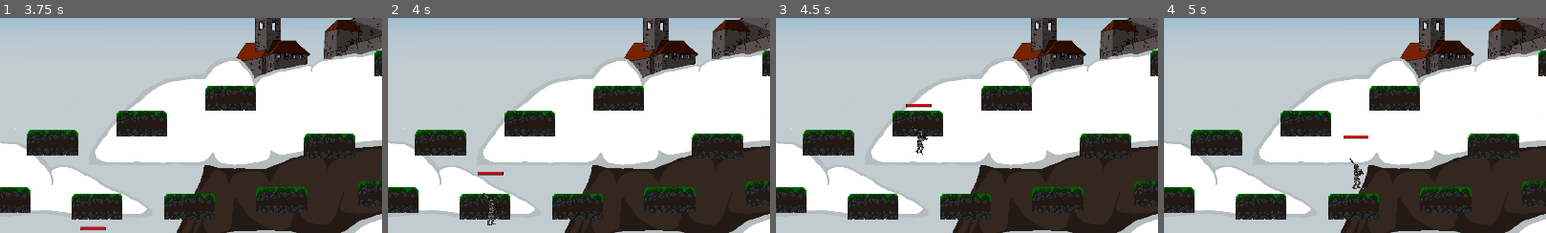
Above: before the commit, frames 1-4 (left to right).
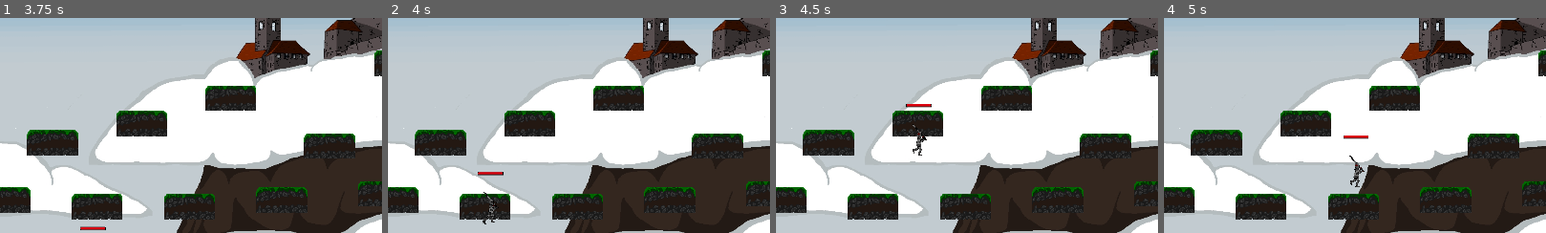
Above: after the commit, the same moments.

Repository: nicoletti-edu/Castle-Raiders
Game: Godot game, scene res://Intro.tscn
The game is run twice, just before and just after one commit, with the same random seed, the same clock (stepped at 60 frames per second) and the same inputs.
Inputs:
- Up to frame 1 (3.75 s): click "Continuar" at 0.5 s; click "Jogar" at 1.25 s; click "Cavaleiro" at 2 s; click "Lanceiro" at 2.75 s; tap Enter (P2 dash) at 3.5 s; hold D (P1 right) from 3.53 s (still down); hold H (P1 attack) from 3.53 s (still down)
- Up to frame 2 (4 s): keep holding D (P1 right); keep holding H (P1 attack); tap W (P1 up) at 3.77 s
- Up to frame 3 (4.5 s): keep holding D (P1 right); release H (P1 attack) at 4.28 s; tap K (P1 block) at 4.35 s
- Up to frame 4 (5 s): keep holding D (P1 right); tap W (P1 up) at 4.52 s
The pictures show only the part of the screen within x 13-63%, y 35-85%; the shares and areas given below are measured in that part.

Frame 1 is identical in both runs. In frame 2, 0.2% of the frame differs, in the area x 24-29%, y 80-97%; in frame 3, 0.2%; in frame 4, 0.2%, in the area x 48-53%, y 64-80%.

Commit message:
Fix Animations

Diff:
--- a/Barbaro.tscn
+++ b/Barbaro.tscn
@@ -32,6 +32,21 @@
 "name": "idle",
 "speed": 5.0
 }, {
+"frames": [ ExtResource( 22 ), ExtResource( 21 ), ExtResource( 20 ), ExtResource( 23 ), ExtResource( 24 ) ],
+"loop": true,
+"name": "weak",
+"speed": 5.0
+}, {
+"frames": [ ExtResource( 16 ), ExtResource( 19 ), ExtResource( 15 ), ExtResource( 17 ), ExtResource( 18 ), ExtResource( 14 ) ],
+"loop": true,
+"name": "movement_weak",
+"speed": 5.0
+}, {
+"frames": [ ExtResource( 2 ), ExtResource( 9 ), ExtResource( 3 ), ExtResource( 4 ), ExtResource( 6 ) ],
+"loop": true,
+"name": "jump",
+"speed": 5.0
+}, {
 "frames": [ ExtResource( 9 ), ExtResource( 6 ), ExtResource( 3 ), ExtResource( 4 ), ExtResource( 8 ) ],
 "loop": true,
 "name": "movement_jump",
@@ -41,25 +56,11 @@
 "loop": true,
 "name": "movement",
 "speed": 5.0
-}, {
-"frames": [ ExtResource( 2 ), ExtResource( 9 ), ExtResource( 3 ), ExtResource( 4 ), ExtResource( 6 ) ],
-"loop": true,
-"name": "jump",
-"speed": 5.0
-}, {
-"frames": [ ExtResource( 22 ), ExtResource( 21 ), ExtResource( 20 ), ExtResource( 23 ), ExtResource( 24 ) ],
-"loop": true,
-"name": "weak",
-"speed": 5.0
-}, {
-"frames": [ ExtResource( 16 ), ExtResource( 19 ), ExtResource( 15 ), ExtResource( 17 ), ExtResource( 18 ), ExtResource( 14 ) ],
-"loop": true,
-"name": "movement_weak",
-"speed": 5.0
 } ]
 
 [node name="Barbaro" instance=ExtResource( 1 )]
 
 [node name="Sprite" parent="." index="0"]
+scale = Vector2( 0.22, 0.22 )
 frames = SubResource( 1 )
-animation = "weak"
+animation = "idle"
--- a/Cavaleiro.tscn
+++ b/Cavaleiro.tscn
@@ -1,15 +1,9 @@
-[gd_scene load_steps=33 format=2]
+[gd_scene load_steps=27 format=2]
 
 [ext_resource path="res://Personage.tscn" type="PackedScene" id=1]
-[ext_resource path="res://Resources/Images/animaçao cavaleiro/pulo/PULO7.png" type="Texture" id=2]
 [ext_resource path="res://Cavaleiro.gd" type="Script" id=3]
-[ext_resource path="res://Resources/Images/animaçao cavaleiro/pulo/PULO2.png" type="Texture" id=4]
 [ext_resource path="res://Resources/Images/animaçao cavaleiro/pulo/PULO4.png" type="Texture" id=5]
-[ext_resource path="res://Resources/Images/animaçao cavaleiro/pulo/PULO5.png" type="Texture" id=6]
-[ext_resource path="res://Resources/Images/animaçao cavaleiro/pulo/PULO3.png" type="Texture" id=7]
 [ext_resource path="res://Resources/Images/animaçao cavaleiro/ataque1/ATAQUE5.png" type="Texture" id=8]
-[ext_resource path="res://Resources/Images/animaçao cavaleiro/pulo/PULO6.png" type="Texture" id=9]
-[ext_resource path="res://Resources/Images/animaçao cavaleiro/pulo/PULO1.png" type="Texture" id=10]
 [ext_resource path="res://Resources/Images/animaçao cavaleiro/idle/IDLE2.png" type="Texture" id=11]
 [ext_resource path="res://Resources/Images/animaçao cavaleiro/idle/IDLE3.png" type="Texture" id=12]
 [ext_resource path="res://Resources/Images/animaçao cavaleiro/idle/IDLE4.png" type="Texture" id=13]
@@ -43,24 +37,19 @@
 "name": "weak",
 "speed": 5.0
 }, {
-"frames": [ ExtResource( 17 ), ExtResource( 21 ), ExtResource( 20 ), ExtResource( 16 ), ExtResource( 18 ), ExtResource( 19 ) ],
-"loop": true,
-"name": "movement",
-"speed": 5.0
-}, {
 "frames": [ ExtResource( 22 ), ExtResource( 26 ), ExtResource( 27 ), ExtResource( 28 ), ExtResource( 23 ) ],
 "loop": true,
 "name": "movement_weak",
 "speed": 5.0
 }, {
-"frames": [ ExtResource( 10 ), ExtResource( 4 ), ExtResource( 7 ), ExtResource( 5 ), ExtResource( 6 ) ],
+"frames": [ ExtResource( 5 ) ],
 "loop": true,
 "name": "jump",
 "speed": 5.0
 }, {
-"frames": [ ExtResource( 10 ), ExtResource( 4 ), ExtResource( 7 ), ExtResource( 5 ), ExtResource( 6 ), ExtResource( 9 ), ExtResource( 2 ) ],
+"frames": [ ExtResource( 17 ), ExtResource( 21 ), ExtResource( 20 ), ExtResource( 16 ), ExtResource( 18 ), ExtResource( 19 ) ],
 "loop": true,
-"name": "movement_jump",
+"name": "movement",
 "speed": 5.0
 } ]
 
@@ -74,7 +63,7 @@
 [node name="Sprite" parent="." index="0"]
 scale = Vector2( 0.25, 0.25 )
 frames = SubResource( 1 )
-animation = "movement_jump"
+animation = "idle"
 
 [node name="Collision" parent="." index="1"]
 position = Vector2( 0, 7.09342 )
--- a/Ladina.tscn
+++ b/Ladina.tscn
@@ -39,6 +39,21 @@
 "name": "idle",
 "speed": 5.0
 }, {
+"frames": [ ExtResource( 16 ), ExtResource( 17 ), ExtResource( 15 ), ExtResource( 13 ), ExtResource( 19 ), ExtResource( 18 ), ExtResource( 21 ), ExtResource( 20 ), ExtResource( 12 ), ExtResource( 14 ) ],
+"loop": true,
+"name": "weak",
+"speed": 5.0
+}, {
+"frames": [ ExtResource( 30 ), ExtResource( 24 ), ExtResource( 31 ), ExtResource( 25 ), ExtResource( 27 ), ExtResource( 22 ), ExtResource( 28 ), ExtResource( 29 ), ExtResource( 26 ), ExtResource( 23 ) ],
+"loop": true,
+"name": "movement_weak",
+"speed": 5.0
+}, {
+"frames": [ ExtResource( 9 ), ExtResource( 8 ), ExtResource( 5 ), ExtResource( 10 ), ExtResource( 2 ) ],
+"loop": true,
+"name": "jump",
+"speed": 5.0
+}, {
 "frames": [ ExtResource( 9 ), ExtResource( 8 ), ExtResource( 10 ), ExtResource( 2 ), ExtResource( 3 ) ],
 "loop": true,
 "name": "movement_jump",
@@ -48,25 +63,11 @@
 "loop": true,
 "name": "movement",
 "speed": 5.0
-}, {
-"frames": [ ExtResource( 9 ), ExtResource( 8 ), ExtResource( 5 ), ExtResource( 10 ), ExtResource( 2 ) ],
-"loop": true,
-"name": "jump",
-"speed": 5.0
-}, {
-"frames": [ ExtResource( 16 ), ExtResource( 17 ), ExtResource( 15 ), ExtResource( 13 ), ExtResource( 19 ), ExtResource( 18 ), ExtResource( 21 ), ExtResource( 20 ), ExtResource( 12 ), ExtResource( 14 ) ],
-"loop": true,
-"name": "weak",
-"speed": 5.0
-}, {
-"frames": [ ExtResource( 30 ), ExtResource( 24 ), ExtResource( 31 ), ExtResource( 25 ), ExtResource( 27 ), ExtResource( 22 ), ExtResource( 28 ), ExtResource( 29 ), ExtResource( 26 ), ExtResource( 23 ) ],
-"loop": true,
-"name": "movement_weak",
-"speed": 5.0
 } ]
 
 [node name="Ladina" instance=ExtResource( 1 )]
 
 [node name="Sprite" parent="." index="0"]
+scale = Vector2( 0.27, 0.27 )
 frames = SubResource( 1 )
-animation = "movement_weak"
+animation = "idle"
